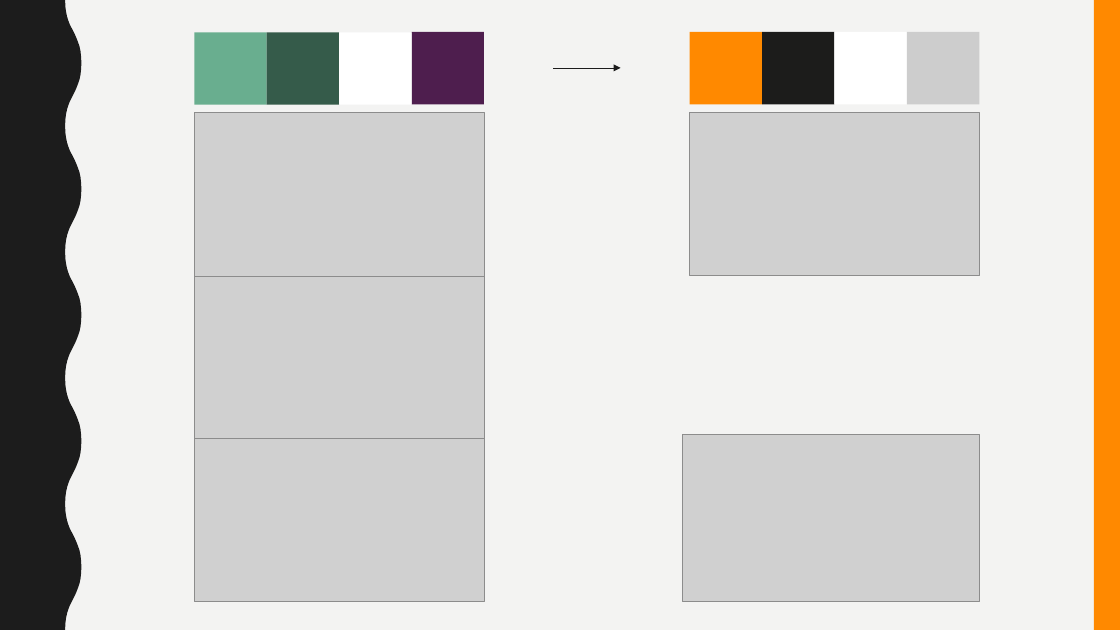
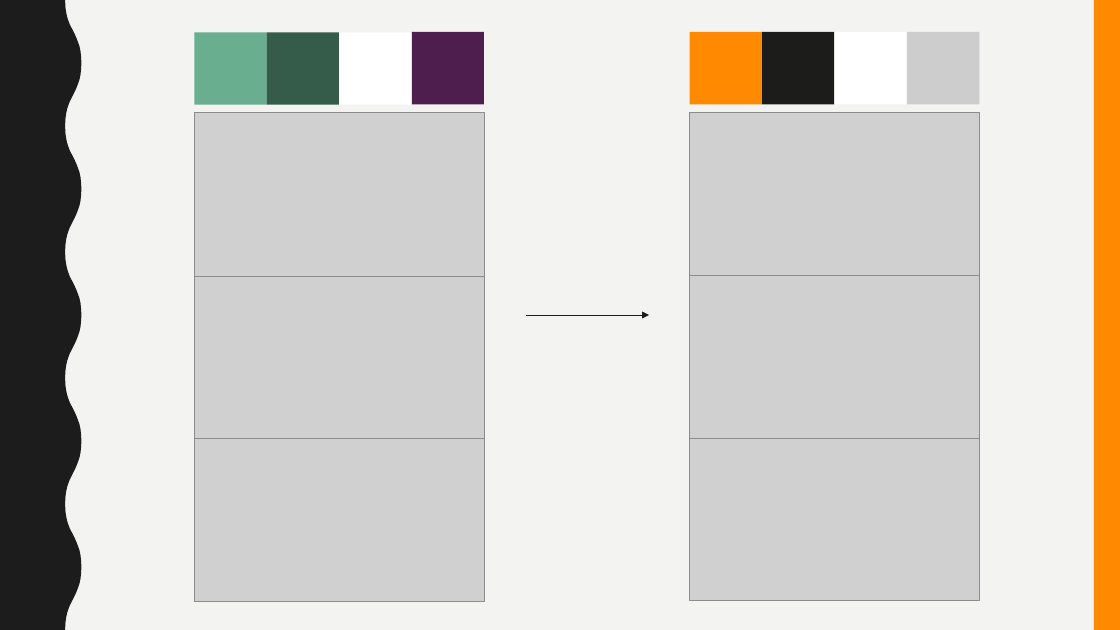
Before and after one commit to Catnessity/Email_Manager, a slide deck: slide 6 of C_Mail.pptx. Drawn at 1120x630 pixels with LibreOffice and Linux fonts; fonts in the diff are those of the drawing; grey boxes stand for pictures. Boxes give left, top, right and bottom in pixels: in the first picture for what was removed or moved away, otherwise in the second. Text is boxed around its words. In the diff, an @@ line names an element or a change of style, - is before the commit and + after.

```diff
--- a/C_Mail.pptx
+++ b/C_Mail.pptx
@@ arrow removed from (553, 68) to (621, 68) @@
@@ picture added at bbox=[690, 276, 980, 439] @@
@@ arrow added from (526, 315) to (649, 315), #1C1C1C 0.5 pt @@
@@ picture: place and size @@
-picture at bbox=[682, 435, 979, 602]
+picture at bbox=[690, 439, 980, 602]
```
Also in this commit, not shown: 1 other file.
